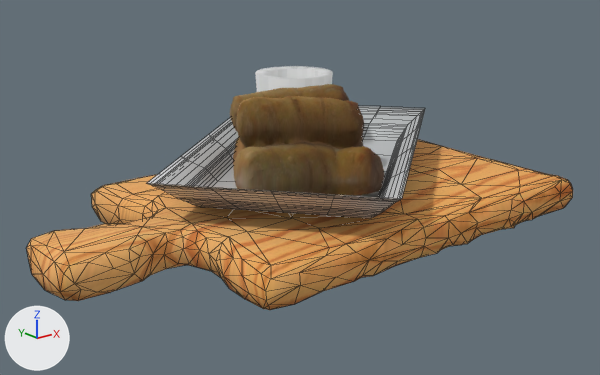
Renders of the OBJ model public/obj_skins/tequesulderoja2.obj from each side of a commit.
Camera for both pictures: a 50 mm camera at (-0.965, -1.139, 0.548) aimed at (-0.034, 0.024, 0.082). Arrows for +X, +Y and +Z are at lower left; the lights stay in place. Mesh edges are drawn as thin lines on the coarser meshes. Where no turn or scale is listed for an object, it has been applied to the vertices.

In view in the first picture: 'Circle', 'Cylinder', 'Group_Global', 'Group_Global.001'.
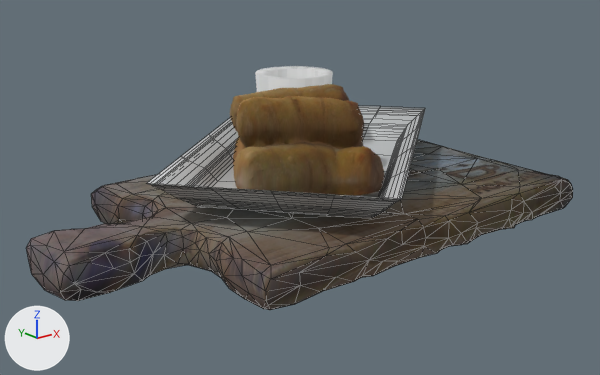
Changed parts and their boxes (x1, y1, x2, y2) in the pictures (600 x 375 px):
'Group_Global.001', surface changed: (26, 139, 573, 310) in both

Diff of the bpy script that builds the scene:
```diff
--- a/public/obj_skins/tequesulderoja2.obj.py
+++ b/public/obj_skins/tequesulderoja2.obj.py
@@ img_tablamoa_png @@
+img_tablamoa_png = load_image('tablamoa.png', 'tablamoa.png', 1920, 1080, 'sRGB')
@@ mat_material @@
 mat_material = principled_material('Material')
-mat_material.texture = img_pino_amarillo_jpg
+mat_material.texture = img_tablamoa_png
+mat_material.metallic = 0.127
 mat_material.roughness = 1.0
@@ me_group_global_001 @@
 me_group_global_001.from_pydata(...)  # 394 vertices, 779 faces; spans x -0.549..0.446, y -0.262..0.303, z 0.012..0.09
 # used by ob_group_global_001; location = (0.0, 0.0, 0.0)
+# me_group_global_001 part 1: texture (UV) coordinates of 779 of 779 faces, centred in x -0.548..0.445, y -0.261..0.302, z 0.013..0.089, changed; they spanned u 0.1..0.8, v 0.08..0.93 and now span u 0.11..0.8, v 0.22..0.9
 me_group_global_001.materials.append(mat_material)
```
